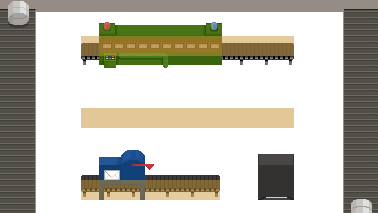
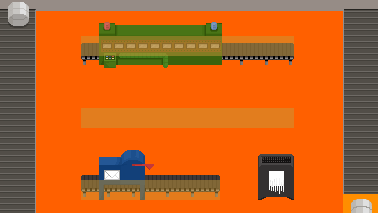
Layer changes from the first 378 x 213 image to the second:
moved "Layer 27 copy 2" above "Layer 35", painted on it over bbox(8, 1, 29, 25)
added layer "Layer 35" above "Layer 32" over bbox(269, 171, 284, 194)
painted on "Layer 32" over bbox(258, 154, 294, 167)
added layer "Layer 27 copy 3" above "Layer 26 copy" over bbox(8, 2, 29, 26)
painted on "Layer 26 copy" over bbox(8, 3, 29, 9)
painted on "Layer 27" over bbox(8, 1, 29, 9)
added layer "Layer 34" above "Layer 28" over bbox(343, 194, 378, 213)
hid "Layer 25" over bbox(258, 154, 294, 200)
hid "Layer 14 copy" over bbox(262, 180, 291, 200)
added layer "Layer 33" above "Layer 29" over bbox(8, 1, 378, 213)
